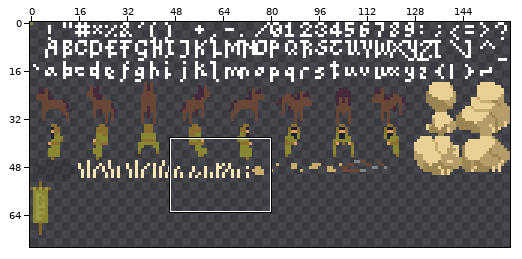
Sprite sheet -- src/sprites.png. Above: a wide view before the commit, with the close-up outlined.
Close-up. The starting point:
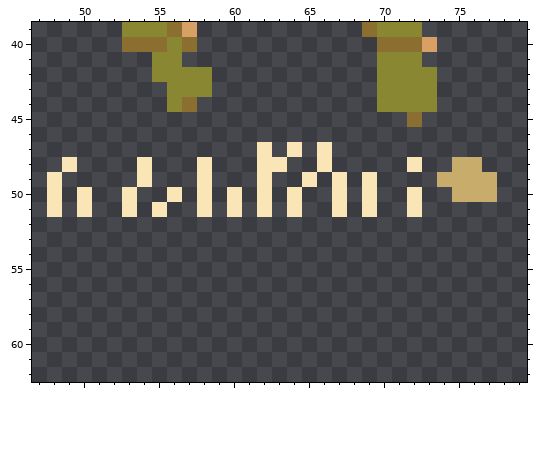
The file is 160x112 pixels. Shown: x 47..79, y 39..62. The wide view leaves out empty margins.
After:
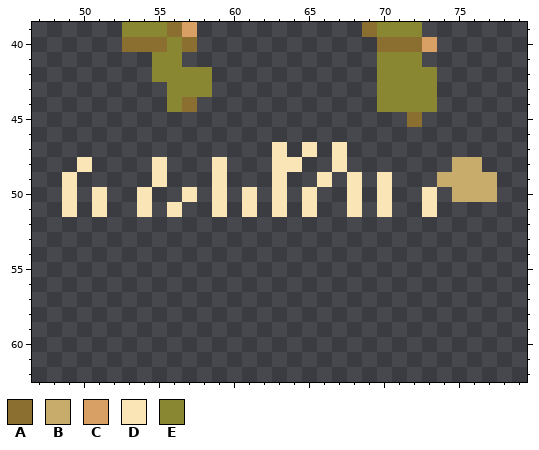
Palette (. is transparent): A #8a6f30  B #c8ac6c  C #d9a066  D #fae5b6  E #8a8733
Diff:
The edit adds colour D in row 47 at x 63, 65 and 67; in row 48 at x 50, 55, 59, 64 and 67; in row 49 at x 49, 55, 59, 63, 66, 68 and 70; in row 50 at x 49, 51, 54, 57, 59, 61, 63, 65, 68, 70 and 73; in row 51 at x 49, 51, 54, 56, 59, 61, 63, 65, 68, 70 and 73.
Colour D is gone in row 47 at x 62, 64 and 66; in row 48 at x 49, 54, 58, 62, 66 and 72; in row 49 at x 48, 54, 58, 62, 65, 67 and 69; in row 50 at x 48, 50, 53, 56, 58, 60, 62, 64, 67, 69 and 72; in row 51 at x 48, 50, 53, 55, 58, 60, 62, 64, 67, 69 and 72.
Where, in picture pixels (left, top, right, bottom), the same in both close-ups:
changed: (47, 142, 437, 217)
